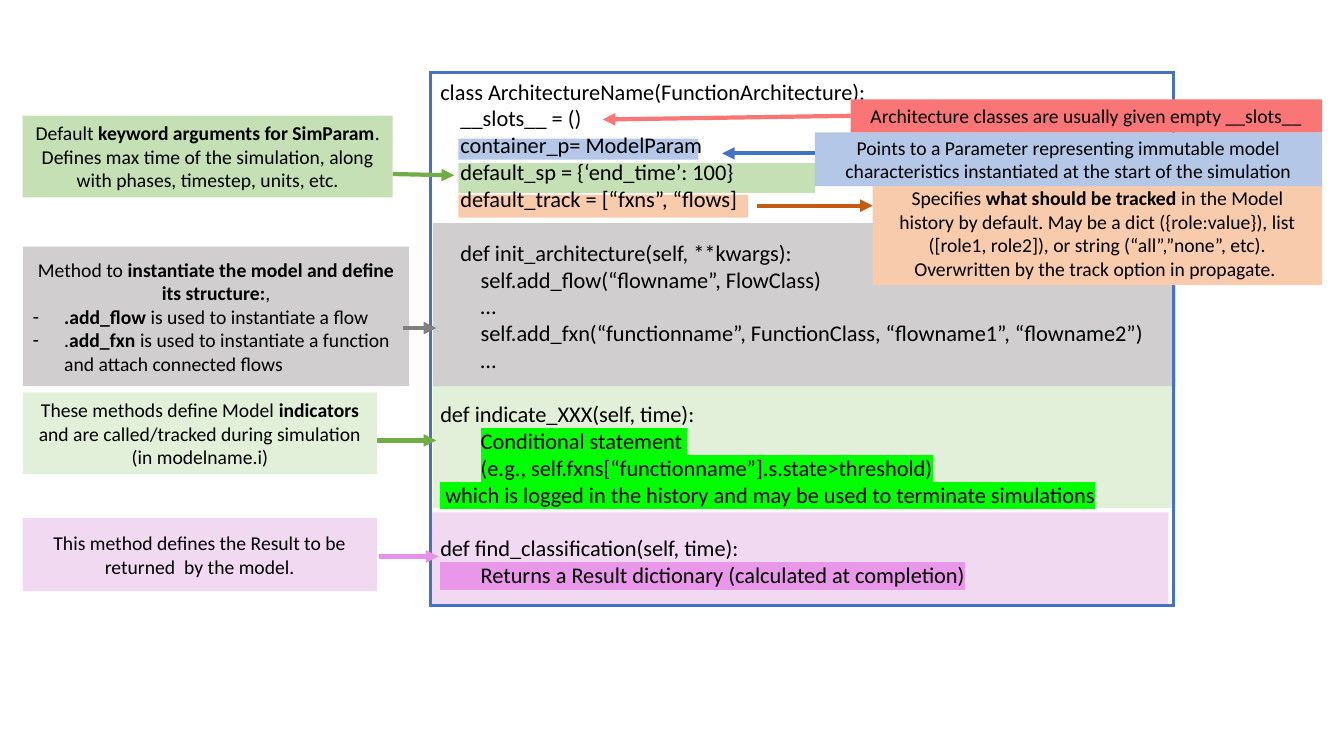
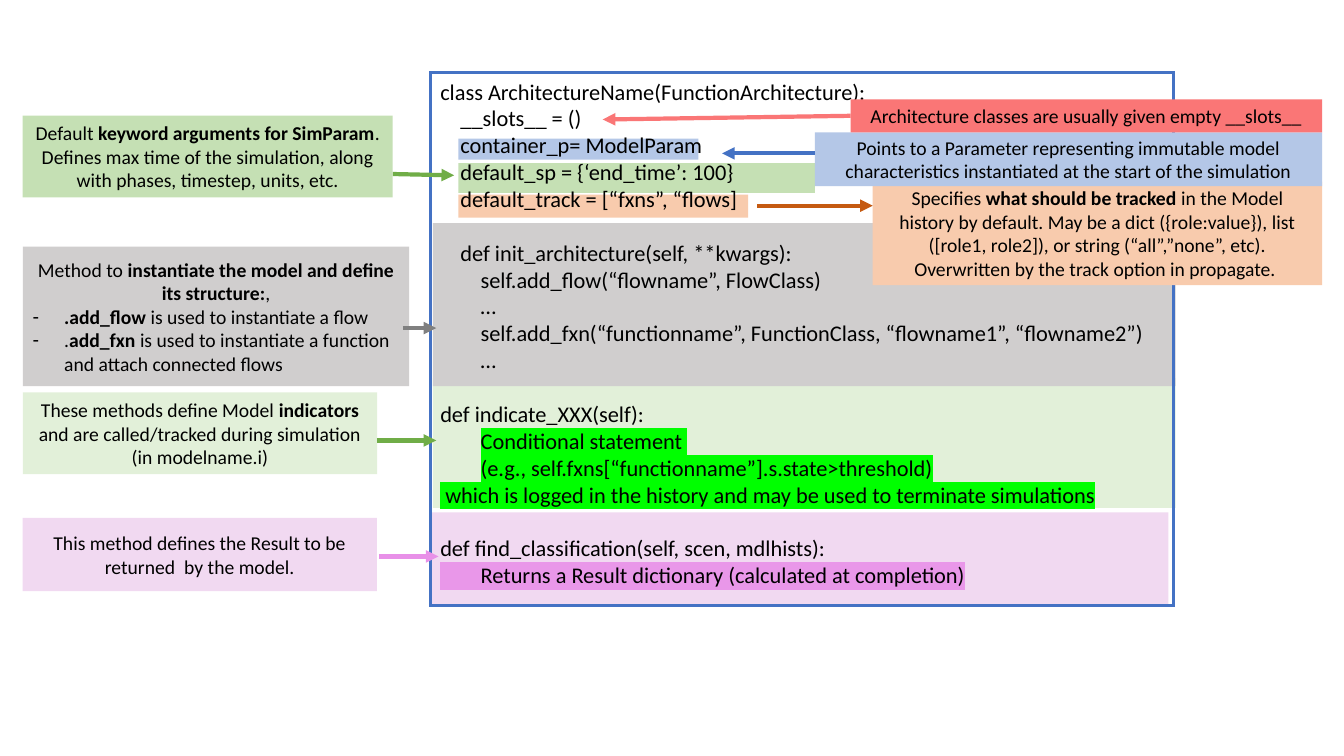
Before and after one commit to nasa/fmdtools, a slide deck: slide 15 of docs-source/figures/powerpoint/powerpoint_figures.pptx. Drawn at 1344x756 pixels with LibreOffice and Linux fonts; fonts in the diff are those of the drawing. Boxes give left, top, right and bottom in pixels: in the first picture for what was removed or moved away, otherwise in the second. Text is boxed around its words. In the diff, an @@ line names an element or a change of style, - is before the commit and + after.

Commit message:
Time attribute now replaces time argument as simulation driver
- Removed time argument to static_behavior/dynamic_behavior everywhere
- Simulable.__call__ now simulates up to a time, making multiple-timestep simulations easier (and, in the future, multiple histories)
- init_time_hist moved into model instantiation
- Removed confusing history shifting, now models use their own t_ind to log at the end of the time-step
- Update of examples and tests to match (preliminary)
- see: RAD-522

```diff
--- a/docs-source/figures/powerpoint/powerpoint_figures.pptx
+++ b/docs-source/figures/powerpoint/powerpoint_figures.pptx
@@ text in rectangle at [440, 406, 644, 425]: text changed @@
-def indicate_XXX(self, time):
+def indicate_XXX(self):
@@ text in rectangle at [440, 540, 825, 559]: text changed @@
-def find_classification(self, time):
+def find_classification(self, scen, mdlhists):
```
Also in this commit, not shown: 6 other slides changed, 36 other files.
